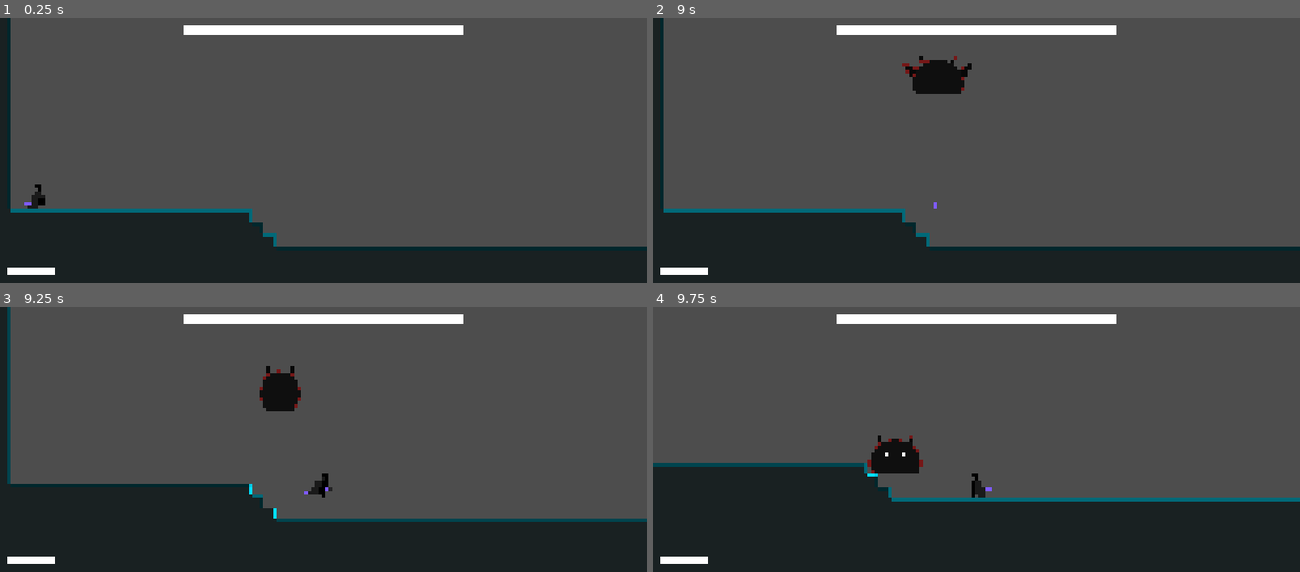
Above: before the commit, frames 1-4 (two rows, left to right).
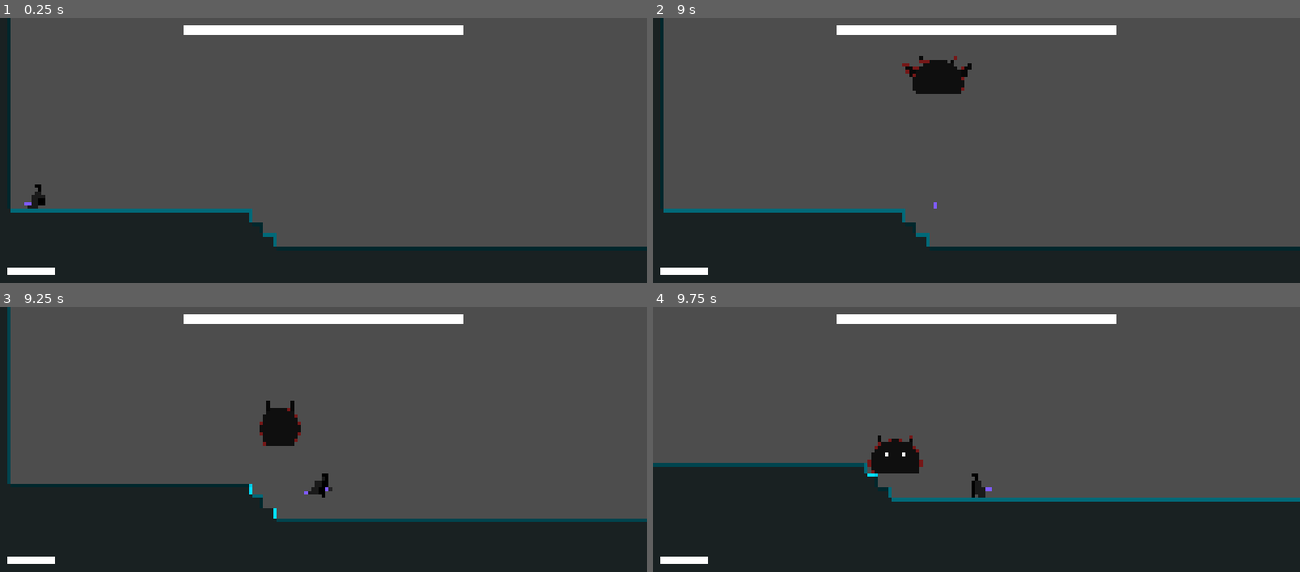
Above: after the commit, the same moments.

Repository: AnejMajnik/soulsvania
Game: Godot game, scene res://scenes/game.tscn
Two runs of this game, one before a commit and one after it. Both use one fixed random seed, a clock stepped at 60 frames per second and the inputs below.
Inputs (mouse positions are in pixels of both pictures, inside the frame that each line leads up to):
- Up to frame 1 (0.25 s): no input
- Up to frame 2 (9 s): tap Enter at 0.5 s; move the mouse to (1118, 139) at 0.52 s; hold D (move_right) 0.53-2.03 s; click (1118, 139) at 0.6 s; tap Space (jump) at 0.77, 1.52, 3.02, 3.77, 4.52, 6.02, 6.77, 7.52 s; move the mouse to (847, 166) at 1.27 s; right-click (847, 166) at 1.35 s; move the mouse to (1041, 94) at 2.02 s; hold A (move_left) 2.03-2.78 s; tap Shift (dash) every 2.25 s from 2.1 to 8.85 s; move the mouse to (944, 206) at 2.77 s; hold D (move_right) 2.78-4.28 s; click (944, 206) at 2.85 s; move the mouse to (1170, 192) at 3.52 s; right-click (1170, 192) at 3.6 s; move the mouse to (782, 113) at 4.27 s; hold A (move_left) 4.28-5.03 s; move the mouse to (1008, 153) at 5.02 s; hold D (move_right) 5.03-5.78 s; click (1008, 153) at 5.1 s; move the mouse to (879, 86) at 5.77 s; hold A (move_left) 5.78-7.28 s; right-click (879, 86) at 5.85 s; move the mouse to (1118, 139) at 6.52 s; move the mouse to (847, 166) at 7.27 s; hold D (move_right) from 7.28 s (still down); click (847, 166) at 7.35 s; move the mouse to (1041, 94) at 8.02 s; right-click (1041, 94) at 8.1 s; move the mouse to (944, 206) at 8.77 s
- Up to frame 3 (9.25 s): keep holding D (move_right); tap Space (jump) at 9.02 s
- Up to frame 4 (9.75 s): move the mouse to (1170, 481) at 9.52 s; release D (move_right) at 9.53 s; hold A (move_left) from 9.53 s (still down); click (1170, 481) at 9.6 s

Frames 1-2 are identical in both runs. In frame 3, 1.5% of the frame differs, in the area x 40-47%, y 22-53%; in frame 4, nothing differs.

Commit message:
Improved Slime's jump and rain attacks with AOE

Diff:
--- a/project.godot
+++ b/project.godot
@@ -61,7 +61,7 @@
 dash={
 "deadzone": 0.2,
 "events": [Object(InputEventKey,"resource_local_to_scene":false,"resource_name":"","device":-1,"window_id":0,"alt_press …(195 unchanged characters)…
-, Object(InputEventJoypadButton,"resource_local_to_scene":false,"resource_name":"","device":-1,"button_index":1,"pressure":0.0,"pressed":true,"script":null)
+, Object(InputEventJoypadMotion,"resource_local_to_scene":false,"resource_name":"","device":-1,"axis":5,"axis_value":1.0,"script":null)
 ]
 }
 attack_heavy={
--- a/scenes/bosses/slime_boss.tscn
+++ b/scenes/bosses/slime_boss.tscn
@@ -17,159 +17,167 @@
 [ext_resource type="PackedScene" uid="uid://crhws7x3eyarf" path="res://scenes/health_bar/health_bar.tscn" id="14_weo4p"]
 [ext_resource type="AudioStream" uid="uid://bympooo02yxeq" path="res://assets/sounds/slime_hit.wav" id="15_w47pt"]
 
-[sub_resource type="AtlasTexture" id="AtlasTexture_l7rya"]
-atlas = ExtResource("1_0m3eu")
-region = Rect2(0, 384, 76, 64)
-
-[sub_resource type="AtlasTexture" id="AtlasTexture_6y82c"]
-atlas = ExtResource("1_0m3eu")
-region = Rect2(0, 512, 76, 64)
-
-[sub_resource type="AtlasTexture" id="AtlasTexture_mq0xa"]
-atlas = ExtResource("1_0m3eu")
-region = Rect2(76, 512, 76, 64)
-
-[sub_resource type="AtlasTexture" id="AtlasTexture_j4bj8"]
-atlas = ExtResource("1_0m3eu")
-region = Rect2(0, 0, 76, 64)
-
-[sub_resource type="AtlasTexture" id="AtlasTexture_st6fu"]
-atlas = ExtResource("1_0m3eu")
-region = Rect2(76, 0, 76, 64)
-
-[sub_resource type="AtlasTexture" id="AtlasTexture_qdiko"]
-atlas = ExtResource("1_0m3eu")
-region = Rect2(152, 0, 76, 64)
-
-[sub_resource type="AtlasTexture" id="AtlasTexture_mskqn"]
-atlas = ExtResource("1_0m3eu")
-region = Rect2(228, 0, 76, 64)
+[sub_resource type="AtlasTexture" id="AtlasTexture_nxhfj"]
+atlas = ExtResource("1_0m3eu")
+region = Rect2(0, 384, 128, 64)
+
+[sub_resource type="AtlasTexture" id="AtlasTexture_sk2vd"]
+atlas = ExtResource("1_0m3eu")
+region = Rect2(0, 512, 128, 64)
+
+[sub_resource type="AtlasTexture" id="AtlasTexture_3k631"]
+atlas = ExtResource("1_0m3eu")
+region = Rect2(128, 512, 128, 64)
+
+[sub_resource type="AtlasTexture" id="AtlasTexture_rd0kh"]
+atlas = ExtResource("1_0m3eu")
+region = Rect2(0, 0, 128, 64)
+
+[sub_resource type="AtlasTexture" id="AtlasTexture_5v6a8"]
+atlas = ExtResource("1_0m3eu")
+region = Rect2(128, 0, 128, 64)
+
+[sub_resource type="AtlasTexture" id="AtlasTexture_ik84b"]
+atlas = ExtResource("1_0m3eu")
+region = Rect2(256, 0, 128, 64)
+
+[sub_resource type="AtlasTexture" id="AtlasTexture_5dhcl"]
+atlas = ExtResource("1_0m3eu")
+region = Rect2(384, 0, 128, 64)
+
+[sub_resource type="AtlasTexture" id="AtlasTexture_3dmgr"]
+atlas = ExtResource("1_0m3eu")
+region = Rect2(0, 128, 128, 64)
+
+[sub_resource type="AtlasTexture" id="AtlasTexture_7vgh7"]
+atlas = ExtResource("1_0m3eu")
+region = Rect2(128, 128, 128, 64)
+
+[sub_resource type="AtlasTexture" id="AtlasTexture_0q0x3"]
+atlas = ExtResource("1_0m3eu")
+region = Rect2(256, 128, 128, 64)
+
+[sub_resource type="AtlasTexture" id="AtlasTexture_tdnwx"]
+atlas = ExtResource("1_0m3eu")
+region = Rect2(384, 128, 128, 64)
+
+[sub_resource type="AtlasTexture" id="AtlasTexture_ejojs"]
+atlas = ExtResource("1_0m3eu")
+region = Rect2(0, 192, 128, 64)
+
+[sub_resource type="AtlasTexture" id="AtlasTexture_agodo"]
+atlas = ExtResource("1_0m3eu")
+region = Rect2(128, 192, 128, 64)
+
+[sub_resource type="AtlasTexture" id="AtlasTexture_jvd52"]
+atlas = ExtResource("1_0m3eu")
+region = Rect2(0, 256, 128, 64)
+
+[sub_resource type="AtlasTexture" id="AtlasTexture_xl2tj"]
+atlas = ExtResource("1_0m3eu")
+region = Rect2(128, 256, 128, 64)
+
+[sub_resource type="AtlasTexture" id="AtlasTexture_5kymw"]
+atlas = ExtResource("1_0m3eu")
+region = Rect2(256, 256, 128, 64)
+
+[sub_resource type="AtlasTexture" id="AtlasTexture_1iko4"]
+atlas = ExtResource("1_0m3eu")
+region = Rect2(384, 256, 128, 64)
+
+[sub_resource type="AtlasTexture" id="AtlasTexture_q56am"]
+atlas = ExtResource("1_0m3eu")
+region = Rect2(512, 256, 128, 64)
+
+[sub_resource type="AtlasTexture" id="AtlasTexture_algua"]
+atlas = ExtResource("1_0m3eu")
+region = Rect2(640, 256, 128, 64)
+
+[sub_resource type="AtlasTexture" id="AtlasTexture_ia7uk"]
+atlas = ExtResource("1_0m3eu")
+region = Rect2(0, 64, 128, 64)
+
+[sub_resource type="AtlasTexture" id="AtlasTexture_4jned"]
+atlas = ExtResource("1_0m3eu")
+region = Rect2(128, 64, 128, 64)
+
+[sub_resource type="AtlasTexture" id="AtlasTexture_xjpec"]
+atlas = ExtResource("1_0m3eu")
+region = Rect2(0, 192, 128, 64)
+
+[sub_resource type="AtlasTexture" id="AtlasTexture_yx406"]
+atlas = ExtResource("1_0m3eu")
+region = Rect2(128, 192, 128, 64)
+
+[sub_resource type="AtlasTexture" id="AtlasTexture_ira33"]
+atlas = ExtResource("1_0m3eu")
+region = Rect2(0, 448, 128, 64)
+
+[sub_resource type="AtlasTexture" id="AtlasTexture_b11y0"]
+atlas = ExtResource("1_0m3eu")
+region = Rect2(128, 448, 128, 64)
 
 [sub_resource type="AtlasTexture" id="AtlasTexture_x2u38"]
 atlas = ExtResource("1_0m3eu")
-region = Rect2(0, 128, 76, 64)
+region = Rect2(256, 448, 128, 64)
+
+[sub_resource type="AtlasTexture" id="AtlasTexture_jitxk"]
+atlas = ExtResource("1_0m3eu")
+region = Rect2(384, 448, 128, 64)
 
 [sub_resource type="AtlasTexture" id="AtlasTexture_josoe"]
 atlas = ExtResource("1_0m3eu")
-region = Rect2(76, 128, 76, 64)
+region = Rect2(0, 576, 128, 64)
 
 [sub_resource type="AtlasTexture" id="AtlasTexture_jg7l5"]
 atlas = ExtResource("1_0m3eu")
-region = Rect2(152, 128, 76, 64)
+region = Rect2(128, 576, 128, 64)
 
 [sub_resource type="AtlasTexture" id="AtlasTexture_7yfv4"]
 atlas = ExtResource("1_0m3eu")
-region = Rect2(228, 128, 76, 64)
+region = Rect2(256, 576, 128, 64)
 
 [sub_resource type="AtlasTexture" id="AtlasTexture_3gwg7"]
 atlas = ExtResource("1_0m3eu")
-region = Rect2(0, 192, 76, 64)
+region = Rect2(384, 576, 128, 64)
 
 [sub_resource type="AtlasTexture" id="AtlasTexture_0m8lj"]
 atlas = ExtResource("1_0m3eu")
-region = Rect2(76, 192, 76, 64)
-
-[sub_resource type="AtlasTexture" id="AtlasTexture_6oksq"]
-atlas = ExtResource("1_0m3eu")
-region = Rect2(0, 256, 76, 64)
-
-[sub_resource type="AtlasTexture" id="AtlasTexture_fbimt"]
-atlas = ExtResource("1_0m3eu")
-region = Rect2(76, 256, 76, 64)
-
-[sub_resource type="AtlasTexture" id="AtlasTexture_wsf8t"]
-atlas = ExtResource("1_0m3eu")
-region = Rect2(152, 256, 76, 64)
-
-[sub_resource type="AtlasTexture" id="AtlasTexture_weo4p"]
-atlas = ExtResource("1_0m3eu")
-region = Rect2(228, 256, 76, 64)
-
-[sub_resource type="AtlasTexture" id="AtlasTexture_w47pt"]
-atlas = ExtResource("1_0m3eu")
-region = Rect2(304, 256, 76, 64)
-
-[sub_resource type="AtlasTexture" id="AtlasTexture_3dmgr"]
-atlas = ExtResource("1_0m3eu")
-region = Rect2(380, 256, 76, 64)
-
-[sub_resource type="AtlasTexture" id="AtlasTexture_7vgh7"]
-atlas = ExtResource("1_0m3eu")
-region = Rect2(0, 64, 76, 64)
-
-[sub_resource type="AtlasTexture" id="AtlasTexture_0q0x3"]
-atlas = ExtResource("1_0m3eu")
-region = Rect2(76, 64, 76, 64)
-
-[sub_resource type="AtlasTexture" id="AtlasTexture_tdnwx"]
-atlas = ExtResource("1_0m3eu")
-region = Rect2(0, 448, 76, 64)
-
-[sub_resource type="AtlasTexture" id="AtlasTexture_ejojs"]
-atlas = ExtResource("1_0m3eu")
-region = Rect2(76, 448, 76, 64)
-
-[sub_resource type="AtlasTexture" id="AtlasTexture_agodo"]
-atlas = ExtResource("1_0m3eu")
-region = Rect2(152, 448, 76, 64)
-
-[sub_resource type="AtlasTexture" id="AtlasTexture_jvd52"]
-atlas = ExtResource("1_0m3eu")
-region = Rect2(228, 448, 76, 64)
-
-[sub_resource type="AtlasTexture" id="AtlasTexture_xl2tj"]
-atlas = ExtResource("1_0m3eu")
-region = Rect2(0, 576, 76, 64)
-
-[sub_resource type="AtlasTexture" id="AtlasTexture_5kymw"]
-atlas = ExtResource("1_0m3eu")
-region = Rect2(76, 576, 76, 64)
-
-[sub_resource type="AtlasTexture" id="AtlasTexture_1iko4"]
-atlas = ExtResource("1_0m3eu")
-region = Rect2(152, 576, 76, 64)
-
-[sub_resource type="AtlasTexture" id="AtlasTexture_q56am"]
-atlas = ExtResource("1_0m3eu")
-region = Rect2(228, 576, 76, 64)
-
-[sub_resource type="AtlasTexture" id="AtlasTexture_algua"]
-atlas = ExtResource("1_0m3eu")
-region = Rect2(304, 576, 76, 64)
-
-[sub_resource type="AtlasTexture" id="AtlasTexture_ia7uk"]
-atlas = ExtResource("1_0m3eu")
-region = Rect2(380, 576, 76, 64)
-
-[sub_resource type="AtlasTexture" id="AtlasTexture_4jned"]
-atlas = ExtResource("1_0m3eu")
-region = Rect2(456, 576, 76, 64)
-
-[sub_resource type="AtlasTexture" id="AtlasTexture_xjpec"]
-atlas = ExtResource("1_0m3eu")
-region = Rect2(532, 576, 76, 64)
-
-[sub_resource type="AtlasTexture" id="AtlasTexture_yx406"]
-atlas = ExtResource("1_0m3eu")
-region = Rect2(608, 576, 76, 64)
-
-[sub_resource type="AtlasTexture" id="AtlasTexture_ira33"]
-atlas = ExtResource("1_0m3eu")
-region = Rect2(684, 576, 76, 64)
-
-[sub_resource type="AtlasTexture" id="AtlasTexture_b11y0"]
-atlas = ExtResource("1_0m3eu")
-region = Rect2(760, 576, 76, 64)
-
-[sub_resource type="AtlasTexture" id="AtlasTexture_jitxk"]
-atlas = ExtResource("1_0m3eu")
-region = Rect2(76, 320, 76, 64)
+region = Rect2(512, 576, 128, 64)
+
+[sub_resource type="AtlasTexture" id="AtlasTexture_5h4rn"]
+atlas = ExtResource("1_0m3eu")
+region = Rect2(640, 576, 128, 64)
+
+[sub_resource type="AtlasTexture" id="AtlasTexture_xvhsk"]
+atlas = ExtResource("1_0m3eu")
+region = Rect2(768, 576, 128, 64)
+
+[sub_resource type="AtlasTexture" id="AtlasTexture_rxbyh"]
+atlas = ExtResource("1_0m3eu")
+region = Rect2(896, 576, 128, 64)
+
+[sub_resource type="AtlasTexture" id="AtlasTexture_ogeuf"]
+atlas = ExtResource("1_0m3eu")
+region = Rect2(1024, 576, 128, 64)
+
+[sub_resource type="AtlasTexture" id="AtlasTexture_xubru"]
+atlas = ExtResource("1_0m3eu")
+region = Rect2(1152, 576, 128, 64)
+
+[sub_resource type="AtlasTexture" id="AtlasTexture_qxlmn"]
+atlas = ExtResource("1_0m3eu")
+region = Rect2(1280, 576, 128, 64)
+
+[sub_resource type="AtlasTexture" id="AtlasTexture_qxlon"]
+atlas = ExtResource("1_0m3eu")
+region = Rect2(0, 320, 128, 64)
 
 [sub_resource type="SpriteFrames" id="SpriteFrames_jn626"]
 animations = [{
 "frames": [{
 "duration": 1.0,
-"texture": SubResource("AtlasTexture_l7rya")
+"texture": SubResource("AtlasTexture_nxhfj")
 }],
 "loop": 1,
 "name": &"dash_attack",
@@ -177,10 +185,10 @@
 }, {
 "frames": [{
 "duration": 1.0,
-"texture": SubResource("AtlasTexture_6y82c")
-}, {
-"duration": 1.0,
-"texture": SubResource("AtlasTexture_mq0xa")
+"texture": SubResource("AtlasTexture_sk2vd")
+}, {
+"duration": 1.0,
+"texture": SubResource("AtlasTexture_3k631")
 }],
 "loop": 1,
 "name": &"fly",
@@ -188,16 +196,16 @@
 }, {
 "frames": [{
 "duration": 1.0,
-"texture": SubResource("AtlasTexture_j4bj8")
-}, {
-"duration": 1.0,
-"texture": SubResource("AtlasTexture_st6fu")
-}, {
-"duration": 1.0,
-"texture": SubResource("AtlasTexture_qdiko")
-}, {
-"duration": 1.0,
-"texture": SubResource("AtlasTexture_mskqn")
+"texture": SubResource("AtlasTexture_rd0kh")
+}, {
+"duration": 1.0,
+"texture": SubResource("AtlasTexture_5v6a8")
+}, {
+"duration": 1.0,
+"texture": SubResource("AtlasTexture_ik84b")
+}, {
+"duration": 1.0,
+"texture": SubResource("AtlasTexture_5dhcl")
 }],
 "loop": 1,
 "name": &"idle",
@@ -205,22 +213,22 @@
 }, {
 "frames": [{
 "duration": 1.0,
-"texture": SubResource("AtlasTexture_x2u38")
-}, {
-"duration": 1.0,
-"texture": SubResource("AtlasTexture_josoe")
-}, {
-"duration": 1.0,
-"texture": SubResource("AtlasTexture_jg7l5")
-}, {
-"duration": 1.0,
-"texture": SubResource("AtlasTexture_7yfv4")
-}, {
-"duration": 1.0,
-"texture": SubResource("AtlasTexture_3gwg7")
-}, {
-"duration": 1.0,
-"texture": SubResource("AtlasTexture_0m8lj")
+"texture": SubResource("AtlasTexture_3dmgr")
+}, {
+"duration": 1.0,
+"texture": SubResource("AtlasTexture_7vgh7")
+}, {
+"duration": 1.0,
+"texture": SubResource("AtlasTexture_0q0x3")
+}, {
+"duration": 1.0,
+"texture": SubResource("AtlasTexture_tdnwx")
+}, {
+"duration": 1.0,
+"texture": SubResource("AtlasTexture_ejojs")
+}, {
+"duration": 1.0,
+"texture": SubResource("AtlasTexture_agodo")
 }],
 "loop": 1,
 "name": &"jump",
@@ -228,22 +236,22 @@
 }, {
 "frames": [{
 "duration": 1.0,
-"texture": SubResource("AtlasTexture_6oksq")
-}, {
-"duration": 1.0,
-"texture": SubResource("AtlasTexture_fbimt")
-}, {
-"duration": 1.0,
-"texture": SubResource("AtlasTexture_wsf8t")
-}, {
-"duration": 1.0,
-"texture": SubResource("AtlasTexture_weo4p")
-}, {
-"duration": 1.0,
-"texture": SubResource("AtlasTexture_w47pt")
-}, {
-"duration": 1.0,
-"texture": SubResource("AtlasTexture_3dmgr")
+"texture": SubResource("AtlasTexture_jvd52")
+}, {
+"duration": 1.0,
+"texture": SubResource("AtlasTexture_xl2tj")
+}, {
+"duration": 1.0,
+"texture": SubResource("AtlasTexture_5kymw")
+}, {
+"duration": 1.0,
+"texture": SubResource("AtlasTexture_1iko4")
+}, {
+"duration": 1.0,
+"texture": SubResource("AtlasTexture_q56am")
+}, {
+"duration": 1.0,
+"texture": SubResource("AtlasTexture_algua")
 }],
 "loop": 0,
 "name": &"land",
@@ -251,10 +259,10 @@
 }, {
 "frames": [{
 "duration": 1.0,
-"texture": SubResource("AtlasTexture_7vgh7")
-}, {
-"duration": 1.0,
-"texture": SubResource("AtlasTexture_0q0x3")
+"texture": SubResource("AtlasTexture_ia7uk")
+}, {
+"duration": 1.0,
+"texture": SubResource("AtlasTexture_4jned")
 }],
 "loop": 1,
 "name": &"move",
@@ -262,16 +270,27 @@
 }, {
 "frames": [{
 "duration": 1.0,
-"texture": SubResource("AtlasTexture_tdnwx")
-}, {
-"duration": 1.0,
-"texture": SubResource("AtlasTexture_ejojs")
-}, {
-"duration": 1.0,
-"texture": SubResource("AtlasTexture_agodo")
-}, {
-"duration": 1.0,
-"texture": SubResource("AtlasTexture_jvd52")
+"texture": SubResource("AtlasTexture_xjpec")
+}, {
+"duration": 1.0,
+"texture": SubResource("AtlasTexture_yx406")
+}],
+"loop": 0,
+"name": &"slam",
+"speed": 5.0
+}, {
+"frames": [{
+"duration": 1.0,
+"texture": SubResource("AtlasTexture_ira33")
+}, {
+"duration": 1.0,
+"texture": SubResource("AtlasTexture_b11y0")
+}, {
+"duration": 1.0,
+"texture": SubResource("AtlasTexture_x2u38")
+}, {
+"duration": 1.0,
+"texture": SubResource("AtlasTexture_jitxk")
 }],
 "loop": 0,
 "name": &"stagger",
@@ -279,37 +298,37 @@
 }, {
 "frames": [{
 "duration": 1.0,
-"texture": SubResource("AtlasTexture_xl2tj")
-}, {
-"duration": 1.0,
-"texture": SubResource("AtlasTexture_5kymw")
-}, {
-"duration": 1.0,
-"texture": SubResource("AtlasTexture_1iko4")
-}, {
-"duration": 1.0,
-"texture": SubResource("AtlasTexture_q56am")
-}, {
-"duration": 1.0,
-"texture": SubResource("AtlasTexture_algua")
-}, {
-"duration": 1.0,
-"texture": SubResource("AtlasTexture_ia7uk")
-}, {
-"duration": 1.0,
-"texture": SubResource("AtlasTexture_4jned")
-}, {
-"duration": 1.0,
-"texture": SubResource("AtlasTexture_xjpec")
-}, {
-"duration": 1.0,
-"texture": SubResource("AtlasTexture_yx406")
-}, {
-"duration": 1.0,
-"texture": SubResource("AtlasTexture_ira33")
-}, {
-"duration": 1.0,
-"texture": SubResource("AtlasTexture_b11y0")
+"texture": SubResource("AtlasTexture_josoe")
+}, {
+"duration": 1.0,
+"texture": SubResource("AtlasTexture_jg7l5")
+}, {
+"duration": 1.0,
+"texture": SubResource("AtlasTexture_7yfv4")
+}, {
+"duration": 1.0,
+"texture": SubResource("AtlasTexture_3gwg7")
+}, {
+"duration": 1.0,
+"texture": SubResource("AtlasTexture_0m8lj")
+}, {
+"duration": 1.0,
+"texture": SubResource("AtlasTexture_5h4rn")
+}, {
+"duration": 1.0,
+"texture": SubResource("AtlasTexture_xvhsk")
+}, {
+"duration": 1.0,
+"texture": SubResource("AtlasTexture_rxbyh")
+}, {
+"duration": 1.0,
+"texture": SubResource("AtlasTexture_ogeuf")
+}, {
+"duration": 1.0,
+"texture": SubResource("AtlasTexture_xubru")
+}, {
+"duration": 1.0,
+"texture": SubResource("AtlasTexture_qxlmn")
 }],
 "loop": 0,
 "name": &"telegraph_beam_attack",
@@ -317,7 +336,7 @@
 }, {
 "frames": [{
 "duration": 1.0,
-"texture": SubResource("AtlasTexture_jitxk")
+"texture": SubResource("AtlasTexture_qxlon")
 }],
 "loop": 1,
 "name": &"telegraph_dash_attack",
@@ -537,8 +556,8 @@
 
 [sub_resource type="Animation" id="Animation_weo4p"]
 resource_name = "land"
-length = 1.4
-step = 0.2
+length = 0.48
+step = 0.04
 tracks/0/type = "value"
 tracks/0/imported = false
 tracks/0/enabled = true
@@ -558,10 +577,24 @@
 tracks/1/interp = 1
 tracks/1/loop_wrap = true
 tracks/1/keys = {
-"times": PackedFloat32Array(0, 0.4, 0.6, 0.8, 1, 1.2),
+"times": PackedFloat32Array(0, 0.28, 0.32, 0.36, 0.4, 0.44),
 "transitions": PackedFloat32Array(1, 1, 1, 1, 1, 1),
 "update": 1,
 "values": [0, 1, 2, 3, 4, 5]
+}
+tracks/2/type = "method"
+tracks/2/imported = false
+tracks/2/enabled = true
+tracks/2/path = NodePath("StateMachine/Attack/AttackStateMachine/JumpAttack")
+tracks/2/interp = 1
+tracks/2/loop_wrap = true
+tracks/2/keys = {
+"times": PackedFloat32Array(0.4),
+"transitions": PackedFloat32Array(1),
+"values": [{
+"args": [],
+"method": &"deal_damage_land"
+}]
 }
 
 [sub_resource type="Animation" id="Animation_j4bj8"]
@@ -622,6 +655,33 @@
 "transitions": PackedFloat32Array(1, 1, 1, 1),
 "update": 1,
 "values": [0, 1, 2, 3]
+}
+
+[sub_resource type="Animation" id="Animation_3dmgr"]
+resource_name = "slam"
+tracks/0/type = "value"
+tracks/0/imported = false
+tracks/0/enabled = true
+tracks/0/path = NodePath("AnimatedSprite2D:animation")
+tracks/0/interp = 1
+tracks/0/loop_wrap = true
+tracks/0/keys = {
+"times": PackedFloat32Array(0),
+"transitions": PackedFloat32Array(1),
+"update": 1,
+"values": [&"slam"]
+}
+tracks/1/type = "value"
+tracks/1/imported = false
+tracks/1/enabled = true
+tracks/1/path = NodePath("AnimatedSprite2D:frame")
+tracks/1/interp = 1
+tracks/1/loop_wrap = true
+tracks/1/keys = {
+"times": PackedFloat32Array(0),
+"transitions": PackedFloat32Array(1),
+"update": 1,
+"values": [0]
 }
 
 [sub_resource type="AnimationLibrary" id="AnimationLibrary_6y82c"]
@@ -634,7 +694,8 @@
 &"idle": SubResource("Animation_l7rya"),
 &"land": SubResource("Animation_weo4p"),
 &"move": SubResource("Animation_j4bj8"),
-&"recover": SubResource("Animation_sj3bf")
+&"recover": SubResource("Animation_sj3bf"),
+&"slam": SubResource("Animation_3dmgr")
 }
 
 [sub_resource type="CapsuleShape2D" id="CapsuleShape2D_nrent"]
@@ -644,6 +705,9 @@
 [sub_resource type="CapsuleShape2D" id="CapsuleShape2D_e204l"]
 radius = 13.846153
 height = 53.84616
+
+[sub_resource type="CapsuleShape2D" id="CapsuleShape2D_xhad4"]
+height = 34.871796
 
 [node name="SlimeBoss" type="CharacterBody2D" unique_id=1313746306 groups=["enemy"]]
 scale = Vector2(1.3, 1.3)
@@ -803,6 +867,18 @@
 unique_name_in_owner = true
 stream = ExtResource("15_w47pt")
 
+[node name="SlamAOE" type="Area2D" parent="." unique_id=329186554]
+unique_name_in_owner = true
+position = Vector2(0, 17)
+rotation = 1.5707964
+scale = Vector2(1.5, 3)
+collision_mask = 2
+
+[node name="CollisionShape2D" type="CollisionShape2D" parent="SlamAOE" unique_id=220087779]
+shape = SubResource("CapsuleShape2D_xhad4")
+
+[connection signal="animation_finished" from="AnimationPlayer" to="StateMachine/Attack/AttackStateMachine/JumpAttack" method="_on_animation_player_animation_finished"]
+[connection signal="animation_finished" from="AnimationPlayer" to="StateMachine/Attack/AttackStateMachine/RainAttack" method="_on_animation_player_animation_finished"]
 [connection signal="body_entered" from="Area2D" to="." method="_on_area_2d_body_entered"]
 [connection signal="body_exited" from="Area2D" to="." method="_on_area_2d_body_exited"]
 [connection signal="timeout" from="StateMachine/Attack/AttackStateMachine/DashAttack/TelegraphTimer" to="StateMachine/Attack/AttackStateMachine/DashAttack" method="_on_telegraph_timer_timeout"]
--- a/scenes/player.tscn
+++ b/scenes/player.tscn
@@ -766,7 +766,7 @@
 radius = 7.0
 height = 26.0
 
-[node name="Player" type="CharacterBody2D" unique_id=476142731 node_paths=PackedStringArray("attack_state")]
+[node name="Player" type="CharacterBody2D" unique_id=476142731 node_paths=PackedStringArray("attack_state") groups=["player"]]
 collision_layer = 2
 script = ExtResource("1_g2els")
 attack_state = NodePath("StateMachine/ComboAttack")
@@ -777,6 +777,7 @@
 position = Vector2(0, -16)
 sprite_frames = SubResource("SpriteFrames_nrent")
 animation = &"idle"
+frame = 1
 
 [node name="AnimationPlayer" type="AnimationPlayer" parent="." unique_id=1016761409]
 unique_name_in_owner = true
--- a/scripts/slime_boss/states/jump_attack.gd
+++ b/scripts/slime_boss/states/jump_attack.gd
@@ -3,9 +3,10 @@
 @onready var slime_boss: SlimeBoss = owner
 @onready var player: Player = Autoload.player_node
 
-const SLAM_SPEED = 670
+const SLAM_SPEED = 690
 const FLY_SPEED = 350
-const DAMAGE: int = 60
+const DAMAGE: int = 50
+const AOE_DAMAGE: int = 20
 
 enum Substate { JUMP, FLY, SLAM }
 var current_state: Substate
@@ -13,12 +14,10 @@
 # Fly
 var fly_height: int = 200
 
-# Slam
-var slam_ready: bool = false
-var slam_wait_time: float = 0.15
 @onready var slam_timer: Timer = $SlamTimer
 @onready var ray_cast_down_left: RayCast2D = %RayCastDownLeft
 @onready var ray_cast_down_right: RayCast2D = %RayCastDownRight
+@onready var slam_aoe: Area2D = %SlamAOE
 
 var recovery_time: float = 1.5
 
@@ -46,6 +45,10 @@
 
 	return false
 
+func randomize_slam_timer() -> float:
+	var time_amount = randf_range(0.05, 0.5)
+	return time_amount
+
 func slam() -> void:
 	slime_boss.play_animation("land")
 	slime_boss.velocity.y = SLAM_SPEED
@@ -60,7 +63,7 @@
 			jump()
 		Substate.SLAM:
 			slime_boss.velocity.x = 0
-			slam_timer.wait_time = slam_wait_time
+			slam_timer.wait_time = randomize_slam_timer()
 			slam_timer.start()
 
 func physics_update(_delta: float) -> void:
@@ -75,8 +78,15 @@
 
 		if ray_cast_down_left.is_colliding() or ray_cast_down_right.is_colliding():
 			slime_boss.flip_gravity(true)
-			state_finished.emit(recovery_time)
 
+func deal_damage_land():
+	for body in slam_aoe.get_overlapping_bodies():
+		if body.is_in_group("player"):
+			body.take_damage(AOE_DAMAGE)
 
 func _on_slam_timer_timeout() -> void:
 	slam()
+
+func _on_animation_player_animation_finished(anim_name: StringName) -> void:
+	if anim_name == "land":
+		state_finished.emit(recovery_time)
--- a/scripts/slime_boss/states/rain_attack.gd
+++ b/scripts/slime_boss/states/rain_attack.gd
@@ -16,7 +16,6 @@
 @onready var slam_timer: Timer = $SlamTimer
 
 var recovery_time: float = 1.5
-var slam_wait_time: float = 0.15
 
 var slime_rain = preload("res://scenes/bosses/slime_rain.tscn")
 
@@ -24,6 +23,7 @@
 const SLAM_SPEED = 670
 const FLY_SPEED = 500
 const DAMAGE = 60
+const AOE_DAMAGE: int = 20
 
 # States
 enum Substate { JUMP, RAIN, FLY, SLAM }
@@ -61,6 +61,10 @@
 
 	return false
 
+func randomize_slam_timer() -> float:
+	var time_amount = randf_range(0.05, 0.5)
+	return time_amount
+
 func slam() -> void:
 	slime_boss.play_animation("land")
 	slime_boss.velocity.y = SLAM_SPEED
@@ -78,7 +82,7 @@
 			fly_timer.start()
 		Substate.SLAM:
 			slime_boss.velocity.x = 0
-			slam_timer.wait_time = slam_wait_time
+			slam_timer.wait_time = randomize_slam_timer()
 			slam_timer.start()
 
 func physics_update(_delta: float) -> void:
@@ -100,7 +104,6 @@
 
 		if ray_cast_down_left.is_colliding() or ray_cast_down_right.is_colliding():
 			slime_boss.flip_gravity(true)
-			state_finished.emit(recovery_time)
 
 func _on_rain_timer_timeout() -> void:
 	spawn_rain(Vector2(slime_boss.global_position.x, slime_boss.global_position.y+20))
@@ -114,3 +117,7 @@
 
 func _on_slam_timer_timeout() -> void:
 	slam()
+
+func _on_animation_player_animation_finished(anim_name: StringName) -> void:
+	if anim_name == "land":
+		state_finished.emit(recovery_time)
Binary file changed: assets/spritesheets/slime_boss_spritesheet.png
